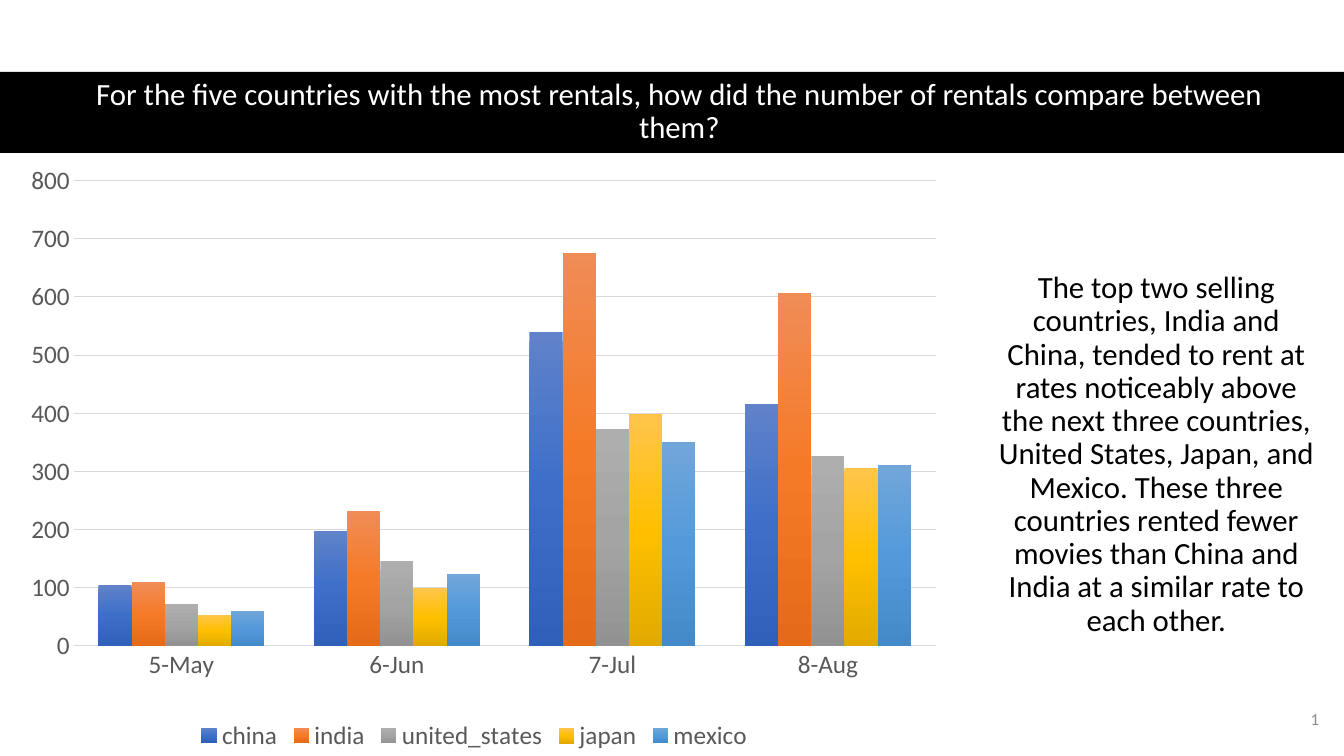
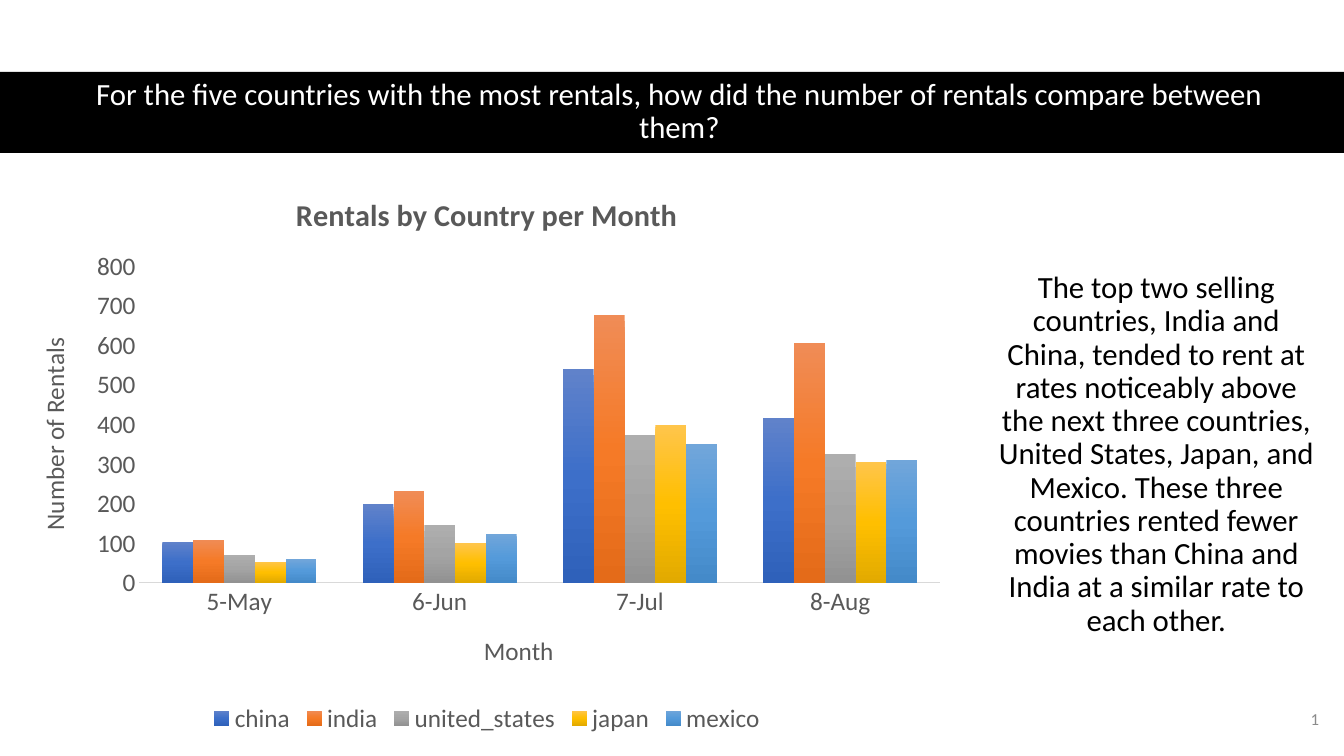
Before and after one commit to burmeisterryan3/Career-Change-Preparation, a slide deck: slide 1 of SQL-Python-Git/SQL/SQL Project/SQL Project.pptx. Drawn at 1344x756 pixels with LibreOffice and Linux fonts; fonts in the diff are those of the drawing. Boxes give left, top, right and bottom in pixels: in the first picture for what was removed or moved away, otherwise in the second. Text is boxed around its words. In the diff, an @@ line names an element or a change of style, - is before the commit and + after.

```diff
--- a/SQL-Python-Git/SQL/SQL Project/SQL Project.pptx
+++ b/SQL-Python-Git/SQL/SQL Project/SQL Project.pptx
@@ column chart at (14,175,959,739) @@
@@ title "Rentals by Country per Month " added @@
@@ category axis title "" to "Month " @@
@@ value axis title "" to "Number of Rentals " @@
@@ value axis changed @@
@@ plot area changed @@
@@ column chart: place and size @@
-column chart at (0,165,949,756)
+column chart at (14,175,959,739)
```
Also in this commit, not shown: 3 other slides changed, 10 other files.
